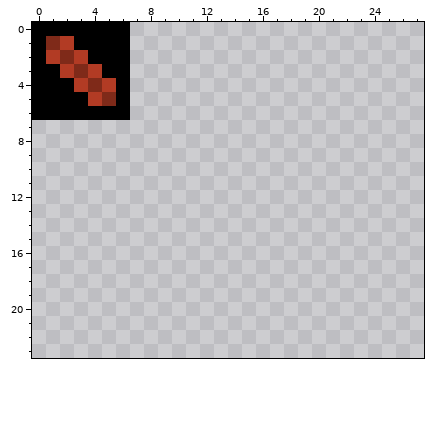
Two states of a sprite sheet, core/src/main/assets/gui/diseases.png. The first picture shows the starting point.
The file is 128x32 pixels. Shown: x 0..27, y 0..23.
And afterwards:
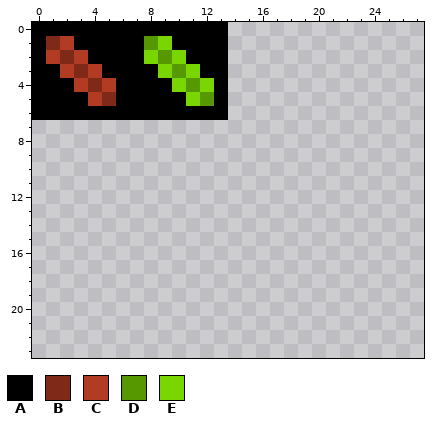
Palette (. is transparent): A #000000  B #7f2a19  C #b23b24  D #569800  E #79d600
Changes in this commit:
@@ x 5..15 @@
- 0 AA.........
- 1 AA.........
- 2 AA.........
- 3 AA.........
- 4 CA.........
- 5 BA.........
- 6 AA.........
+ 0 AAAAAAAAA..
+ 1 AAADEAAAA..
+ 2 AAAEDEAAA..
+ 3 AAAAEDEAA..
+ 4 CAAAAEDEA..
+ 5 BAAAAAEDA..
+ 6 AAAAAAAAA..
  7 ...........
Changed places in both pictures, as pixel boxes (x1, y1, x2, y2):
added: (130, 22, 228, 120)
